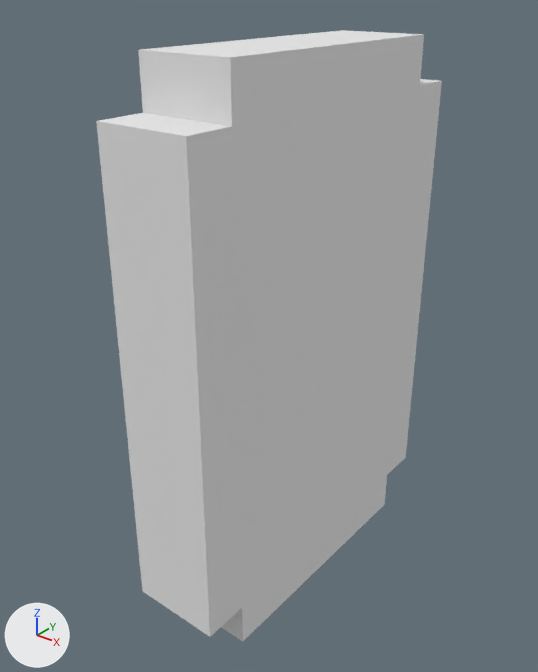
What one commit did to the OBJ model Assets/Models/key.obj.
One viewpoint serves both versions: a 50 mm lens placed at (0.98, -1.183, 1.311), pointed at (0.06, -0.033, 0.598). The axes (+X, +Y, +Z) are drawn at lower left. The lights are the same throughout. Where no turn or scale is listed for an object, it has been applied to the vertices.

In view in the first picture: 'Untitled'.
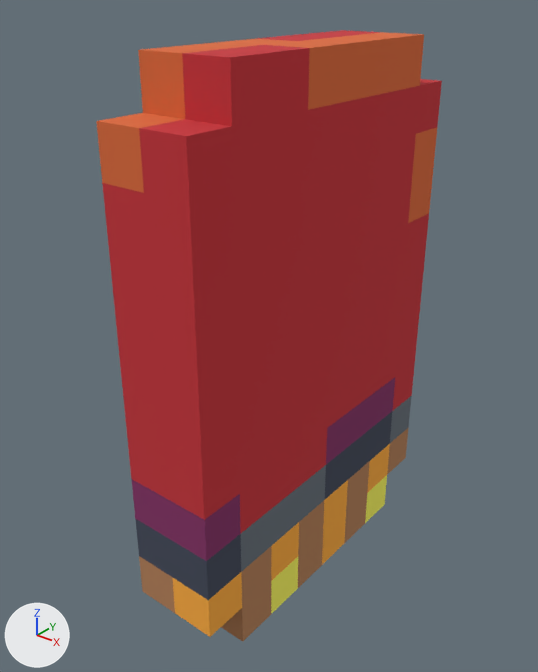
The newer file is also turned or shifted as a whole; pictures and numbers use the older file's frame.

Where the change shows, as pixel boxes (x1, y1, x2, y2) in the pictures (538 x 672 px):
```json
{"object": "Untitled", "change": "surface changed", "before": [96, 30, 442, 641], "after": [96, 30, 442, 641], "on screen": "grey to red"}
```

Scene script edits in JSON lines:
```json
{"op": "add", "block": "img_key_png", "code": ["img_key_png = load_image('key.png', 'key.png', 256, 1, 'sRGB')"]}
{"op": "remove", "block": "mat_palette", "code": "mat_palette.base_color = (0.8, 0.8, 0.8)  # white #e7e7e7"}
{"op": "add", "block": "mat_palette", "code": "mat_palette.texture = img_key_png"}
```
